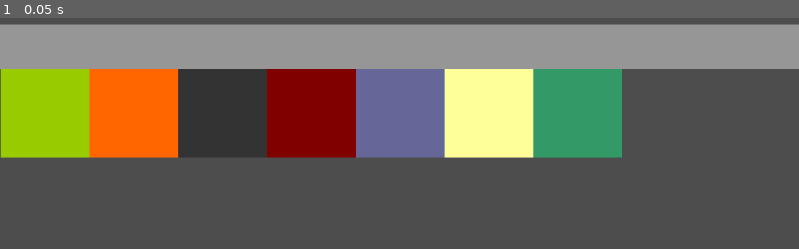
Above: before the commit, frame 1.
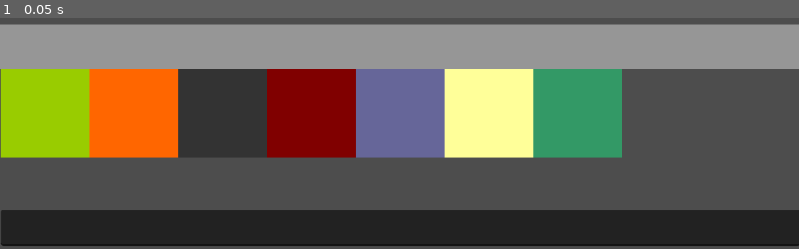
Above: after the commit, the same moment.

Repository: zoli0829/godot_typing_game
Game: Godot game, scene res://scenes/sandbox/sandbox.tscn
The game is run twice, just before and just after one commit, with the same random seed, the same clock (stepped at 60 frames per second) and the same inputs.
Inputs:
- Up to frame 1 (0.05 s): no input

The runs differ from the first frame. In frame 1, 16% of the frame differs, in the area x 0-100%, y 83-99%.

Commit message:
renamed the building functions to be more descriptive, fron quarry_upgrade to on_quarry_upgrade_typed

Diff:
--- a/scenes/game_manager/game_manager.gd
+++ b/scenes/game_manager/game_manager.gd
@@ -14,89 +14,89 @@
 '''
 FUNCTIONS FOR BUILDINGS
 '''
-func build_market():
+func on_build_market_typed():
 	if is_market_built:
 		return
 	print("Market built")
 	is_market_built = true
 
 
-func upgrade_market():
+func on_upgrade_market_typed():
 	print("Market upgraded")
 
 
-func build_inn():
+func on_build_inn_typed():
 	if is_inn_built:
 		return
 	print("Inn built")
 	is_inn_built = true
 
 
-func upgrade_inn():
+func on_upgrade_inn_typed():
 	print("Inn upgraded")
 
 
-func build_iron_mine():
+func on_build_iron_mine_typed():
 	if is_iron_mine_built:
 		return
 	print("Iron mine built")
 	is_iron_mine_built = true
 
 
-func upgrade_iron_mine():
+func on_upgrade_iron_mine_typed():
 	print("Iron mine upgraded")
 
 
-func build_quarry():
+func on_build_quarry_typed():
 	if is_quarry_built:
 		return
 	print("Quarry built")
 	is_quarry_built = true
 
 
-func upgrade_quarry():
+func on_upgrade_quarry_typed():
 	print("Quarry upgraded")
 
 
-func build_wall():
+func on_build_wall_typed():
 	if is_wall_built:
 		return
 	print("Wall built")
 	is_wall_built = true
 
 
-func upgrade_wall():
+func on_upgrade_wall_typed():
 	print("Walls upgraded")
 
 
-func build_woodcutter_camp():
+func on_build_woodcutter_camp_typed():
 	if is_woodcutter_camp_built:
 		return
 	print("Woodcutter built")
 	is_woodcutter_camp_built = true
 
 
-func upgrade_woodcutter_camp():
+func on_upgrade_woodcutter_camp_typed():
 	print("Woodcutter upgraded")
 
 
-func build_apple_farm():
+func on_build_apple_farm_typed():
 	if is_apple_farm_built:
 		return
 	print("Apple farm built")
 	is_apple_farm_built = true
 
 
-func upgrade_apple_farm():
+func on_upgrade_apple_farm_typed():
 	print("Apple farm upgraded")
 
 
-func build_wheat_farm():
+func on_build_wheat_farm_typed():
 	if is_wheat_farm_built:
 		return
 	print("Wheat farm built")
 	is_wheat_farm_built = true
 
 
-func upgrade_wheat_farm():
+func on_upgrade_wheat_farm_typed():
 	print("Wheat farm upgraded")
--- a/scenes/input_manager/input_manager.gd
+++ b/scenes/input_manager/input_manager.gd
@@ -78,6 +78,7 @@
 func check_for_word_match():
 	if current_input in commands:
 		var command_name = current_input.replace(" ", "_")
+		command_name = "on_" + command_name + "_typed"
 
 		# Check if a function with the modified name exists and call it dynamically
 		if GameManager.has_method(command_name):
--- a/scenes/sandbox/sandbox.tscn
+++ b/scenes/sandbox/sandbox.tscn
@@ -18,6 +18,7 @@
 [node name="Sandbox" type="Node"]
 
 [node name="Camera2D" type="Camera2D" parent="."]
+position = Vector2(574.685, 328.39)
 
 [node name="InputManager" parent="." instance=ExtResource("1_6otvr")]
 script = SubResource("GDScript_6j2my")
@@ -25,7 +26,7 @@
 [node name="GameManager" parent="." instance=ExtResource("2_f5dlb")]
 
 [node name="Buildings" type="Node2D" parent="."]
-position = Vector2(-574.685, -288.39)
+position = Vector2(0, 40)
 
 [node name="wall" parent="Buildings" instance=ExtResource("3_2w5x5")]
 position = Vector2(584, 320)
